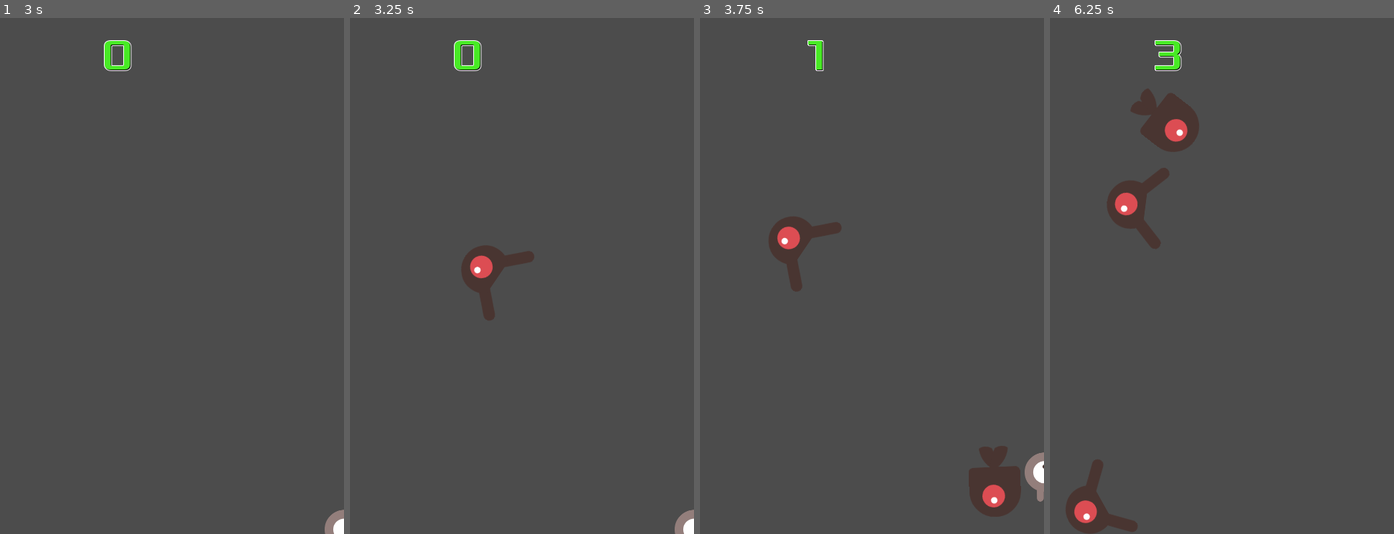
Above: before the commit, frames 1-4 (left to right).
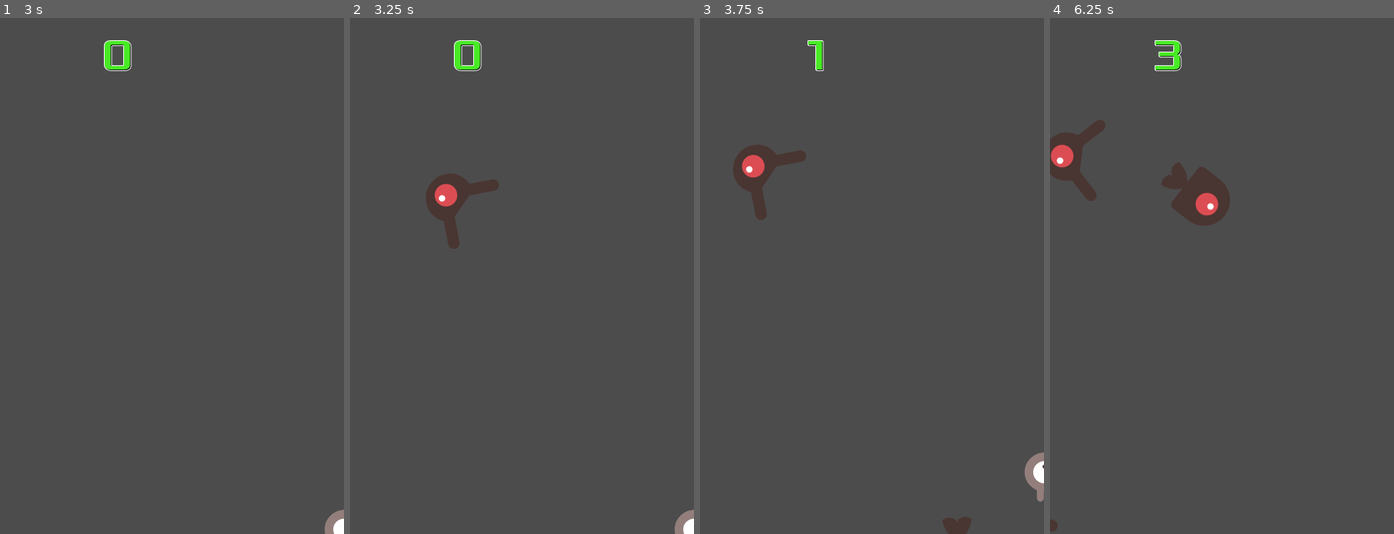
Above: after the commit, the same moments.

Repository: mine-studio/godot-demo-dodge_the_creeps
Game: Godot game, scene res://Main.tscn
The game is run twice, just before and just after one commit, with the same random seed, the same clock (stepped at 60 frames per second) and the same inputs. This scene is started directly instead of the project's main scene.
Inputs:
- Up to frame 1 (3 s): click "Start!!" at 0.5 s; tap Enter at 1.25 s; hold Right (ui_right) 1.28-2.03 s; hold Down (ui_down) 2.03-2.78 s; hold Right (ui_right) from 2.78 s (still down)
- Up to frame 2 (3.25 s): keep holding Right (ui_right)
- Up to frame 3 (3.75 s): release Right (ui_right) at 3.53 s; hold Up (ui_up) from 3.53 s (still down)
- Up to frame 4 (6.25 s): release Up (ui_up) at 4.28 s; hold Left (ui_left) 4.28-5.78 s; hold Down (ui_down) from 5.78 s (still down)

Frame 1 is identical in both runs. In frame 2, 2.4% of the frame differs, in the area x 22-54%, y 30-59%; in frame 3, 4.1%; in frame 4, 6.5%, in the area x 0-53%, y 13-100%.

Commit message:
make Enemy animation start()

Diff:
--- a/Main.tscn
+++ b/Main.tscn
@@ -33,6 +33,7 @@
 
 [node name="MobSpawnLocation" type="PathFollow2D" parent="MobPath"]
 position = Vector2( 1.70291, 1.91923 )
+rotation = 3.04902e-008
 
 [node name="HUD" parent="." instance=ExtResource( 4 )]
 [connection signal="timeout" from="MobTimer" to="." method="_on_MobTimer_timeout"]
--- a/Mob.gd
+++ b/Mob.gd
@@ -7,10 +7,12 @@
 # Called when the node enters the scene tree for the first time.
 func _ready():
 	$AnimatedSprite.animation = mob_types[randi() % mob_types.size()]
+	$AnimatedSprite.play()
 
 # Called every frame. 'delta' is the elapsed time since the previous frame.
 #func _process(delta):
 #	pass
 
 func _on_Visibility_screen_exited():
-    queue_free()
+	queue_free()
+	$AnimatedSprite.stop()
--- a/Mob.tscn
+++ b/Mob.tscn
@@ -36,11 +36,13 @@
 script = ExtResource( 1 )
 
 [node name="AnimatedSprite" type="AnimatedSprite" parent="."]
+position = Vector2( 97.0471, 55.1072 )
 scale = Vector2( 0.75, 0.75 )
 frames = SubResource( 1 )
 animation = "walk"
 
 [node name="CollisionShape2D" type="CollisionShape2D" parent="."]
+position = Vector2( 97.5348, 56.5702 )
 rotation = 1.5708
 shape = SubResource( 2 )
 
